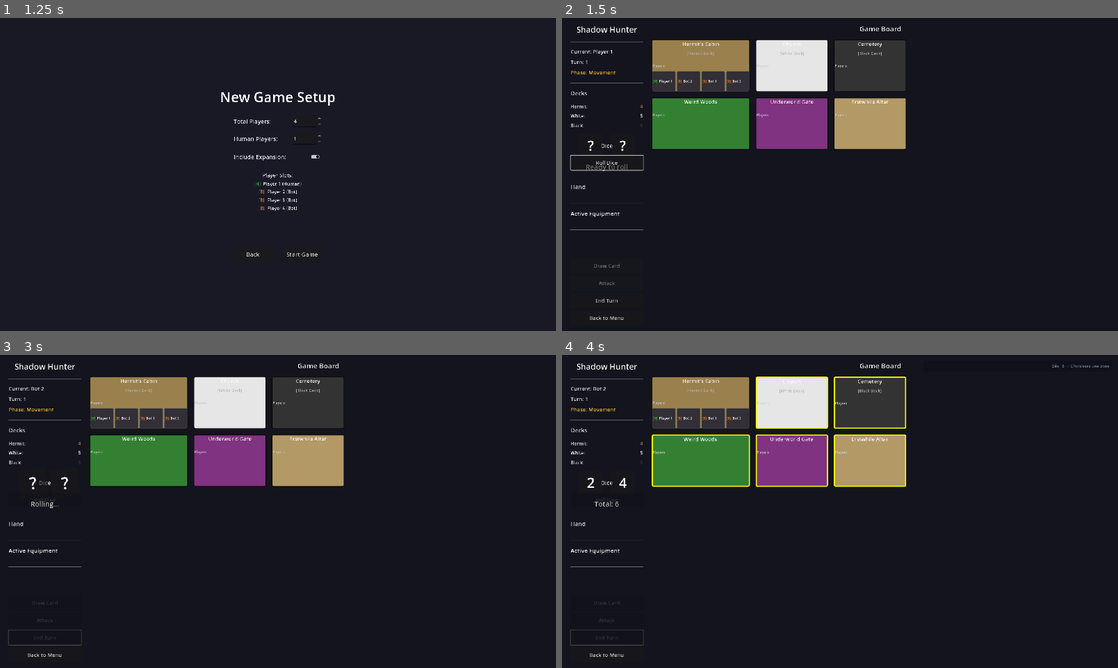
Above: before the commit, frames 1-4 (two rows, left to right).
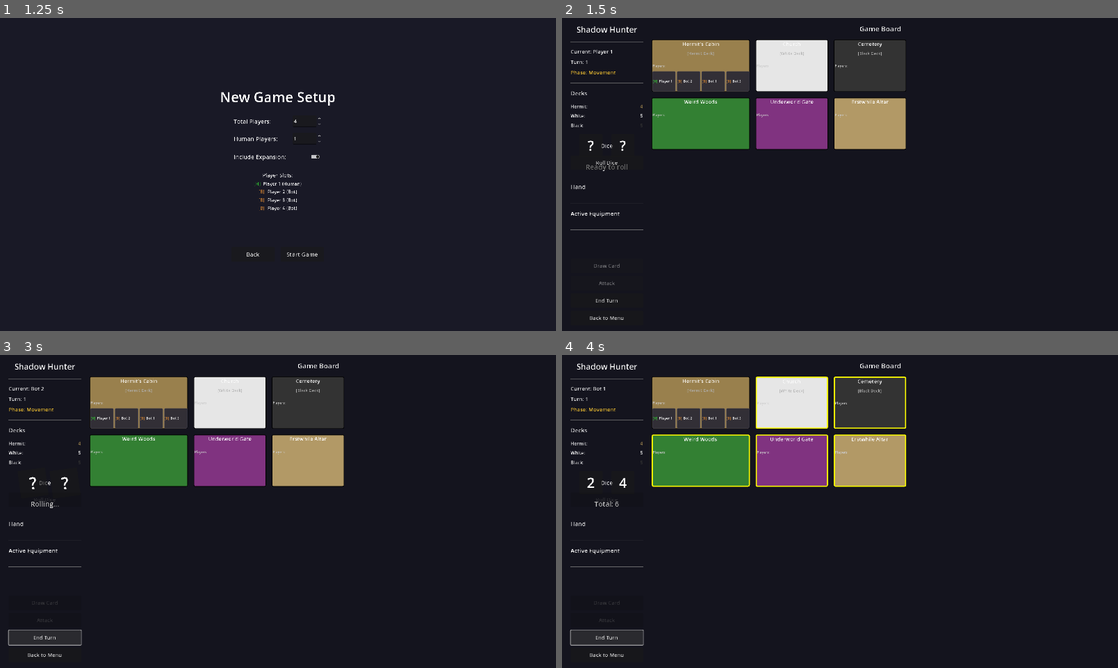
Above: after the commit, the same moments.

Repository: The-Cyril5555/shadow_hunter_app
Game: Godot game, scene res://scenes/ui/screens/main_menu.tscn
Two runs of this game, one before a commit and one after it. Both use one fixed random seed, a clock stepped at 60 frames per second and the inputs below.
Inputs (mouse positions are in pixels of both pictures, inside the frame that each line leads up to):
- Up to frame 1 (1.25 s): click "New Game" at 0.5 s
- Up to frame 2 (1.5 s): click "Start Game" at 1.25 s
- Up to frame 3 (3 s): click "Roll Dice" at 2 s; click "End Turn" at 2.75 s
- Up to frame 4 (4 s): click (606, 636) at 3.5 s, where only the run after the commit has a clickable "End Turn"

Frame 1 is identical in both runs. In frame 2, 0.1% of the frame differs, in the area x 1-15%, y 43-49%; in frame 3, 0.1%; in frame 4, 0.2%, in the area x 1-99%, y 2-93%.
Error after the commit: Parse Error: Cannot find member "EXPAND_KEEP_ASPECT" in base "TextureRect". (res://scripts/ui/target_selection_panel.gd:52)

Commit message:
feat: add character portraits to target selection panel
Replace simple buttons with rich layout showing character portrait,
player info (name, HP), and attack button. Enlarge panel to accommodate
the new layout.

Diff:
--- a/scenes/ui/target_selection_panel.tscn
+++ b/scenes/ui/target_selection_panel.tscn
@@ -8,10 +8,10 @@
 anchor_top = 0.5
 anchor_right = 0.5
 anchor_bottom = 0.5
-offset_left = -200.0
-offset_top = -150.0
-offset_right = 200.0
-offset_bottom = 150.0
+offset_left = -260.0
+offset_top = -200.0
+offset_right = 260.0
+offset_bottom = 200.0
 grow_horizontal = 2
 grow_vertical = 2
 script = ExtResource("1")
@@ -29,12 +29,14 @@
 
 [node name="TitleLabel" type="Label" parent="MarginContainer/VBoxContainer"]
 layout_mode = 2
-text = "Select Attack Target"
+theme_override_font_sizes/font_size = 22
+text = "Choisissez votre cible"
 horizontal_alignment = 1
 
 [node name="TargetsContainer" type="VBoxContainer" parent="MarginContainer/VBoxContainer"]
 layout_mode = 2
-theme_override_constants/separation = 5
+size_flags_vertical = 3
+theme_override_constants/separation = 8
 
 [node name="CancelButton" type="Button" parent="MarginContainer/VBoxContainer"]
 layout_mode = 2
--- a/scripts/ui/target_selection_panel.gd
+++ b/scripts/ui/target_selection_panel.gd
@@ -34,24 +34,55 @@
 
 	# Update title
 	if valid_targets.is_empty():
-		title_label.text = "No valid targets"
+		title_label.text = "Aucune cible disponible"
 		cancel_button.visible = true
 		visible = true
 		return
 	else:
-		title_label.text = "Select Attack Target"
+		title_label.text = "Choisissez votre cible"
 
-	# Create button for each valid target
+	# Create rich entry for each valid target
 	for target in valid_targets:
-		var button = Button.new()
-		button.text = "%s (HP: %d/%d)" % [
-			target.display_name,
-			target.hp,
-			target.hp_max
-		]
-		button.add_theme_font_size_override("font_size", 16)
-		button.pressed.connect(_on_target_button_pressed.bind(target))
-		targets_container.add_child(button)
+		var row = HBoxContainer.new()
+		row.add_theme_constant_override("separation", 10)
+
+		# Character portrait
+		var portrait = TextureRect.new()
+		portrait.custom_minimum_size = Vector2(50, 50)
+		portrait.expand_mode = TextureRect.EXPAND_KEEP_ASPECT
+		portrait.stretch_mode = TextureRect.STRETCH_KEEP_ASPECT_CENTERED
+		var char_id = target.character_id if target.is_revealed else "back"
+		var texture = CardImageMapper.load_texture(CardImageMapper.get_character_image_path(char_id))
+		if texture != null:
+			portrait.texture = texture
+		row.add_child(portrait)
+
+		# Player info
+		var info = VBoxContainer.new()
+		info.size_flags_horizontal = Control.SIZE_EXPAND_FILL
+		var name_lbl = Label.new()
+		name_lbl.text = target.display_name
+		if target.is_revealed:
+			name_lbl.text += " (%s)" % target.character_name
+		name_lbl.add_theme_font_size_override("font_size", 16)
+		info.add_child(name_lbl)
+
+		var hp_lbl = Label.new()
+		hp_lbl.text = "HP: %d/%d" % [target.hp, target.hp_max]
+		hp_lbl.add_theme_font_size_override("font_size", 14)
+		hp_lbl.add_theme_color_override("font_color", Color(0.8, 0.3, 0.3))
+		info.add_child(hp_lbl)
+		row.add_child(info)
+
+		# Attack button
+		var btn = Button.new()
+		btn.text = "Attaquer"
+		btn.custom_minimum_size = Vector2(100, 40)
+		btn.add_theme_font_size_override("font_size", 14)
+		btn.pressed.connect(_on_target_button_pressed.bind(target))
+		row.add_child(btn)
+
+		targets_container.add_child(row)
 
 	cancel_button.visible = true
 	visible = true
